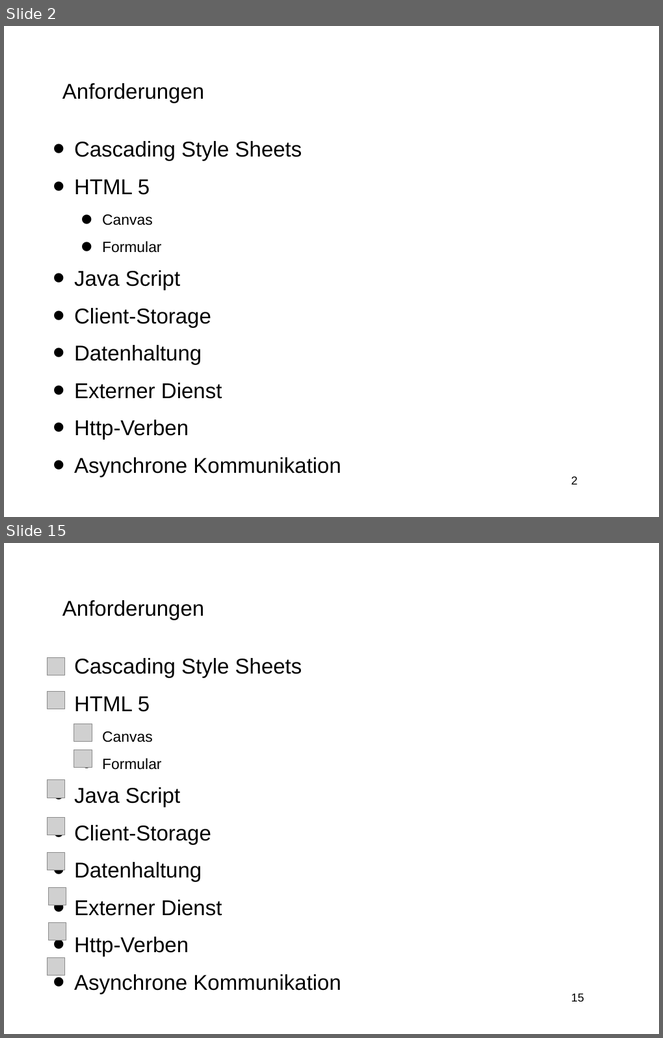
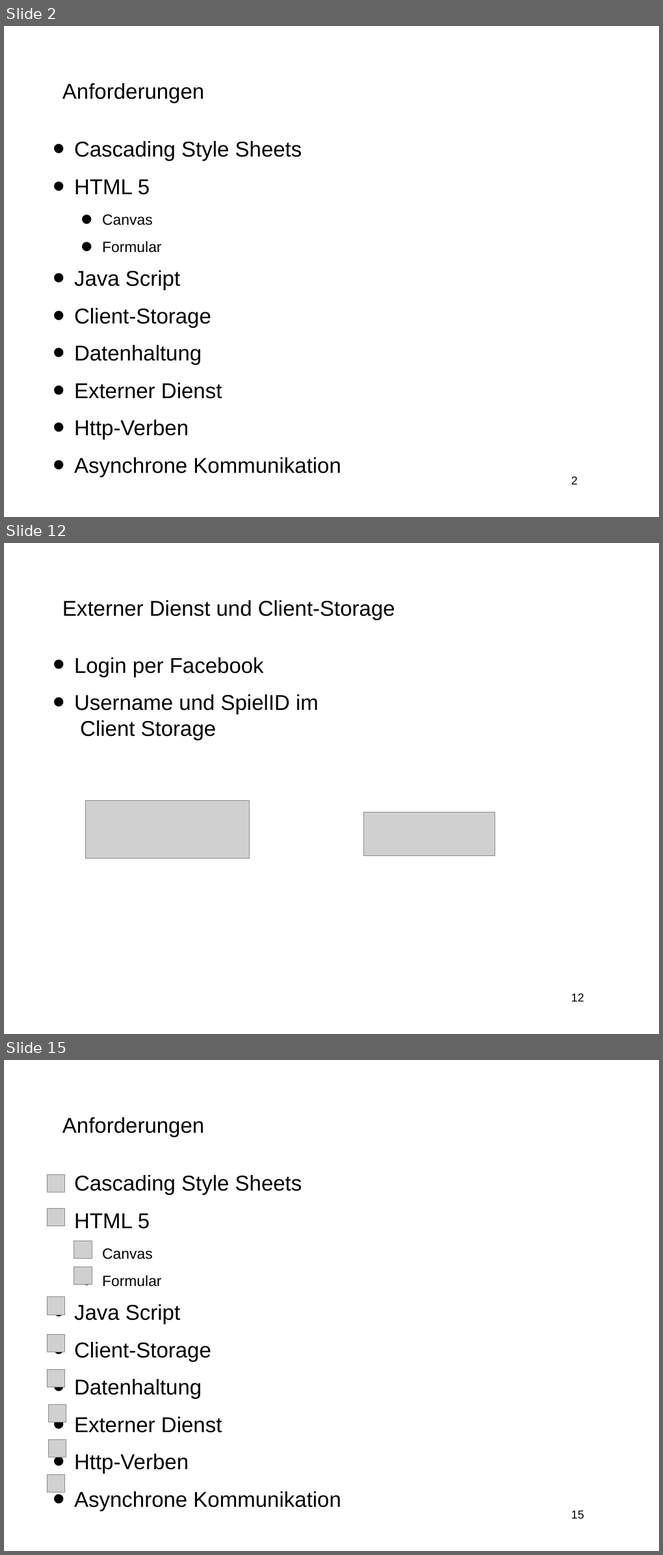
Before and after one commit to 4x4is18/Schiffeversenken, a slide deck: Präsentationen/Abschlusspräsentation/folien.odp. Shown one above the other, each under a label of ours: slides 2 and 15 before the commit, slides 2, 12 and 15 after it; the slides between them are not shown. The pictures are 663x1038 and 663x1555 pixels, drawn with LibreOffice and Linux fonts; fonts in the diff are those of the drawing; grey boxes stand for pictures; background and template pictures are left out. Boxes give left, top, right and bottom in pixels: in the first picture for what was removed or moved away, otherwise in the second. Text is boxed around its words. In the diff, an @@ line names an element or a change of style, - is before the commit and + after.

```diff
--- a/Präsentationen/Abschlusspräsentation/folien.odp
+++ b/Präsentationen/Abschlusspräsentation/folien.odp
@@ slide 12 added at <box>4,543,659,1034</box>, background #FFFFFF; not listed: 1 template element that a slide beside it also shows @@
@@ title added at <box>62,600,395,620</box>, 26 pt, text #000000 @@
+Externer Dienst und Client-Storage
@@ text added at <box>74,657,319,740</box>, 26 pt, text #000000 @@
+• Login per Facebook
+• Username und SpielID im
+  Client Storage
@@ picture added at <box>86,800,250,859</box> @@
@@ picture added at <box>363,812,495,856</box> @@
```
Also in this commit, not shown: 12 slides changed, 1 other slide added, 2 slides removed, 1 other file.
